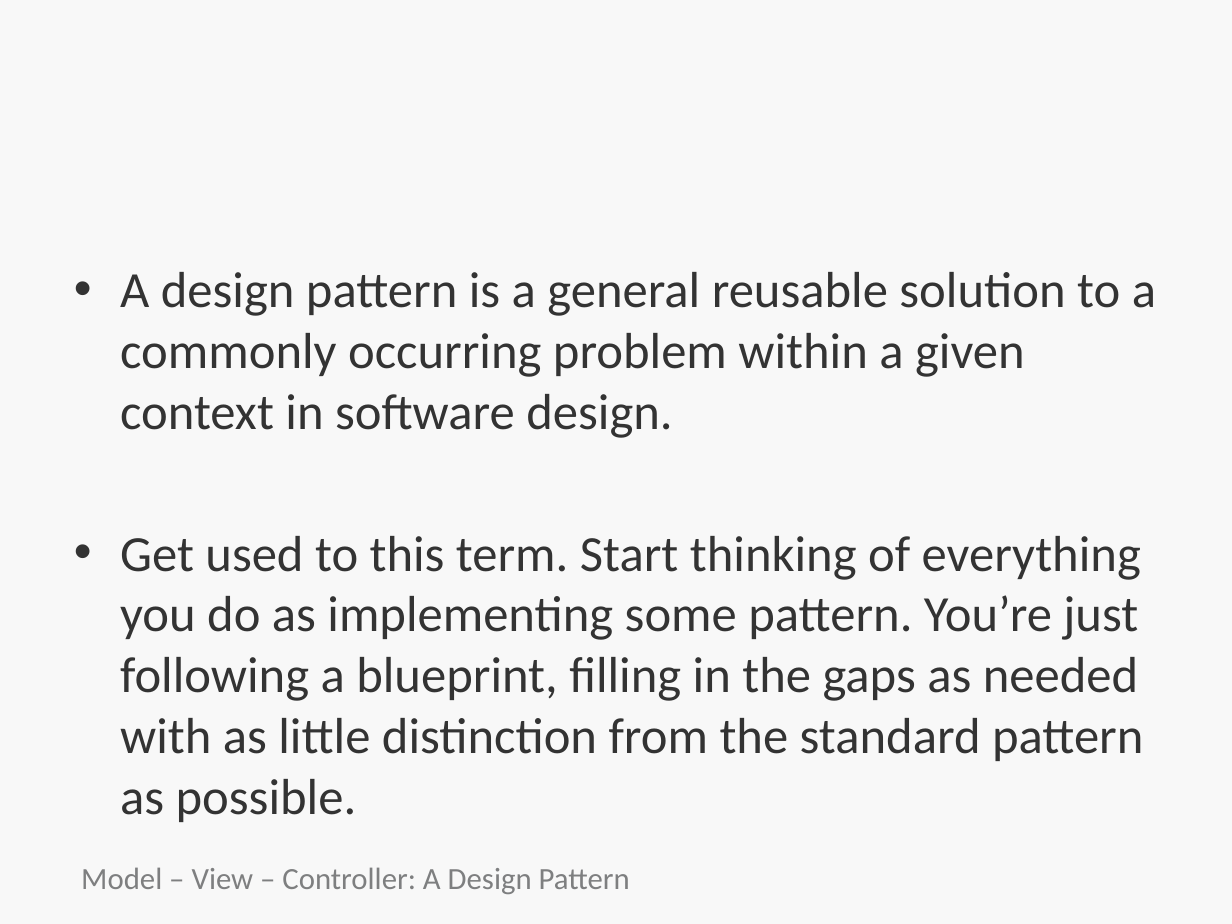
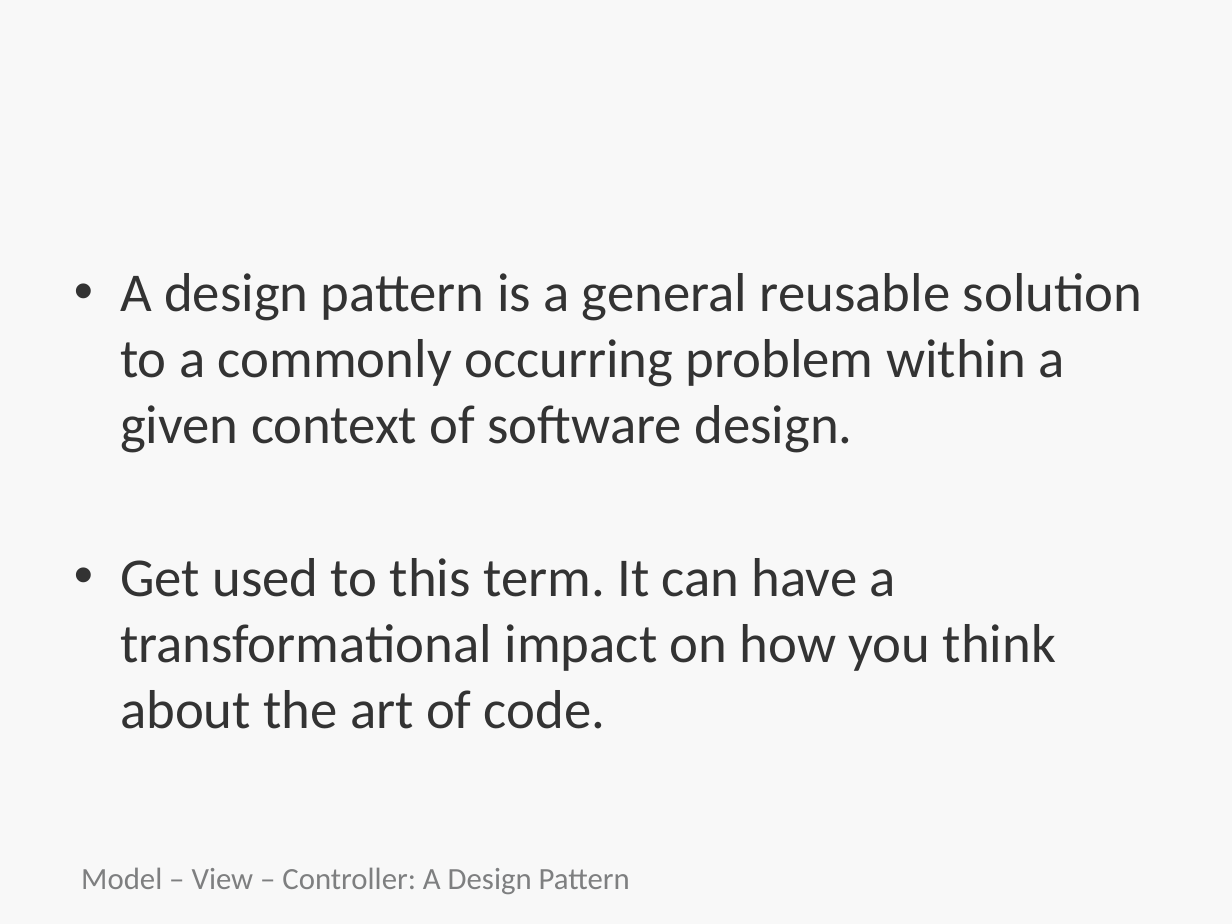
Before and after one commit to bootcoder/lectures, a slide deck: slide 5 of 1phase/mvc-single-res/HT-MVC.pptx. Drawn at 1232x924 pixels with LibreOffice and Linux fonts; fonts in the diff are those of the drawing; background and template pictures are left out. Boxes give left, top, right and bottom in pixels: in the first picture for what was removed or moved away, otherwise in the second. Text is boxed around its words. In the diff, an @@ line names an element or a change of style, - is before the commit and + after.

```diff
--- a/1phase/mvc-single-res/HT-MVC.pptx
+++ b/1phase/mvc-single-res/HT-MVC.pptx
@@ text at bbox=[120, 273, 1143, 729]: text changed; size 29.6 to 32 pt @@
-• A design pattern is a general reusable solution to a commonly occurring problem within a given context in software design.
-• Get used to this term. Start thinking of everything you do as implementing some pattern. You’re just following a blueprint, filling in the gaps as needed with as little distinction from the standard pattern as possible.
+• A design pattern is a general reusable solution to a commonly occurring problem within a given context of software design.
+• Get used to this term. It can have a transformational impact on how you think about the art of code.
```
Also in this commit, not shown: 5 other slides changed, 2 slides added, 1 other file.
